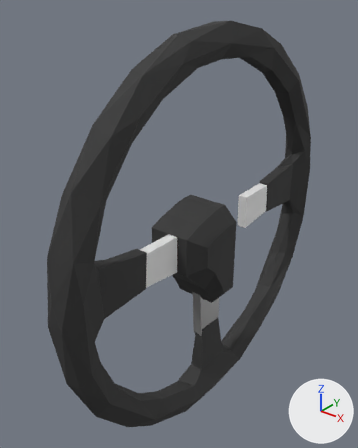
What one commit did to the glTF model vehicles/Lenkrad.glb.
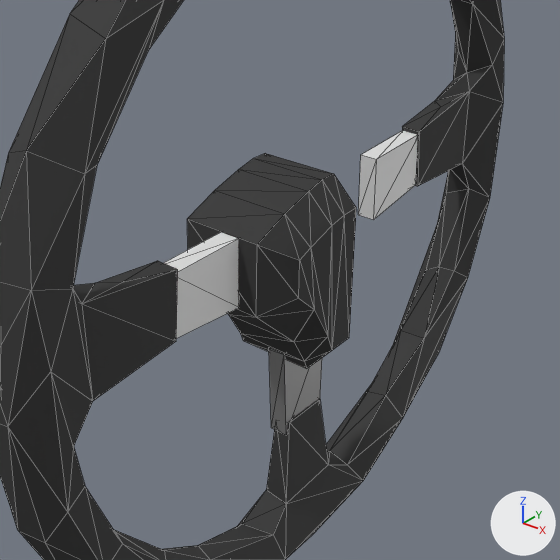
Old and new are each drawn whole from a 50 mm camera at (1.43, -2.1, 1.29) aimed at (-0.17, -0.1, 0.05) and again close up on the part from 16% to 95% of the width and 26% to 89% of the height. Lighting does not change. The marker at lower right points along +X, +Y and +Z. The first two pictures are the older version. The close-ups show mesh edges as thin lines. Where no turn or scale is listed for an object, it has been applied to the vertices. Vertices at exactly the same position are counted once.
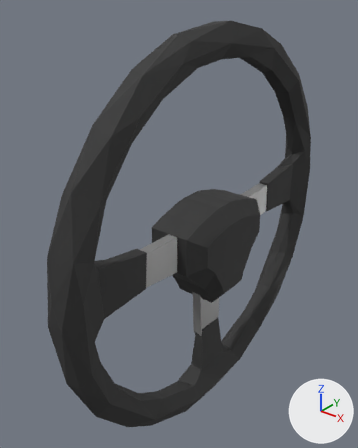
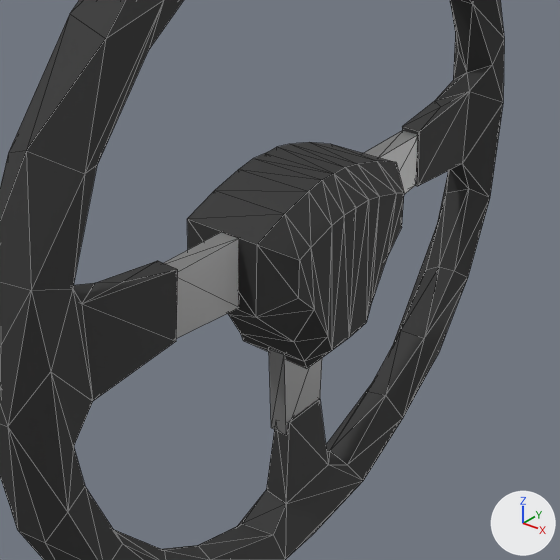
Location of each change, (x1, y1, x2, y2) in pixels of the close-ups (560 x 560 px):
'Cube.001', reshaped (28% wider): before (187, 153, 356, 369); after (187, 142, 404, 369)
'Cube', recoloured: (164, 131, 418, 339) in both
part 1 of me_cube_004, added: after (266, 142, 404, 337)

The edits, one by one:
me_cube_003 has 16 vertices, 24 faces and spans x -0.029..0.029, y -0.122..1.067, z -0.115..0.096.
me_cube_003 gains material mat_material (grey #a2a2a2).
me_cube_004 is used by ob_cube_001; location (-0.006, 0.0, 0.0).
me_cube_004 had 30 vertices, 56 faces and spanned x -0.157..0.157, y -0.342..0.0, z -0.386..0.208.
me_cube_004 now has 54 vertices, 108 faces and spans x -0.157..0.157, y -0.342..0.342, z -0.386..0.208.
Part 1, on me_cube_004:
16 vertices are added at x -0.157..0.157, y 0.055..0.342, z -0.381..0.208.
8 new vertices lie (0.237, 0.0, 0.0) away from vertices in x -0.157, y 0.055..0.342, z -0.381..0.208.
52 new faces join them.
